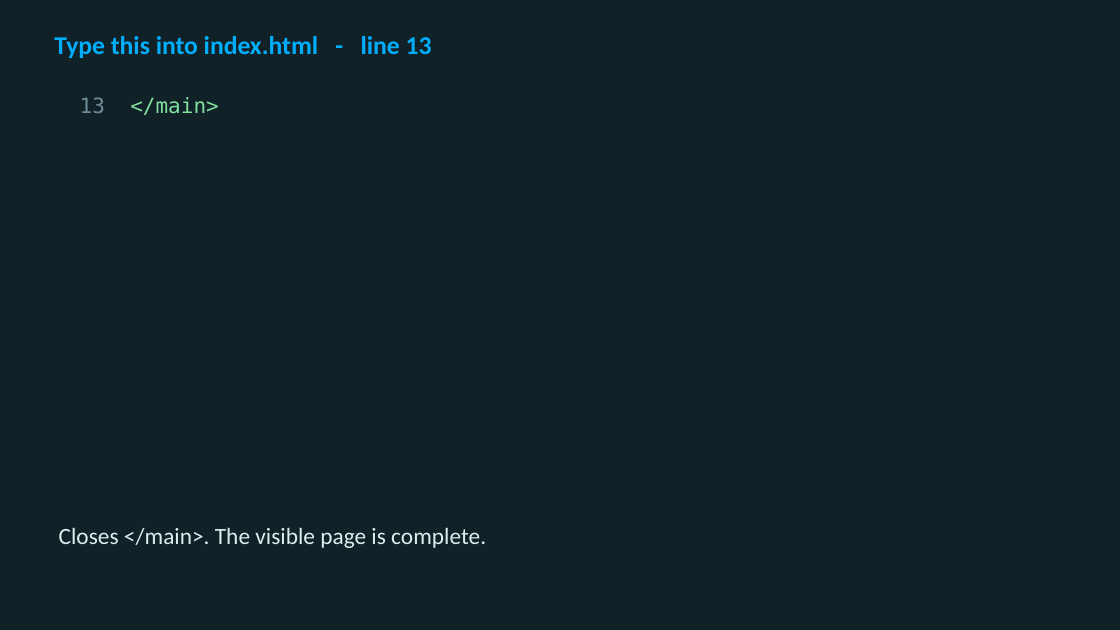
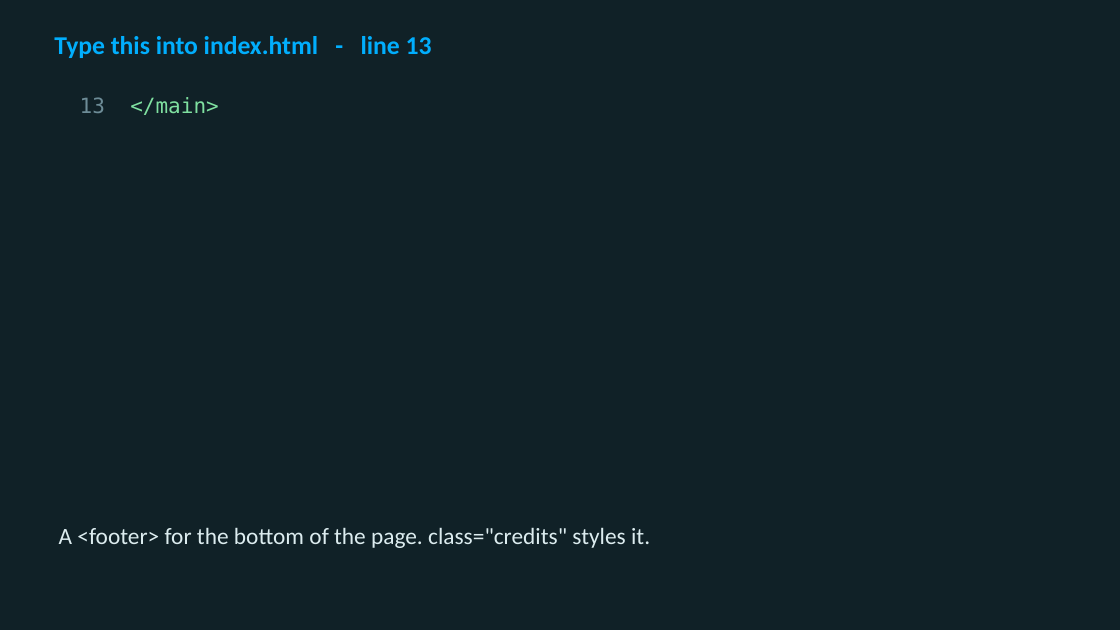
Before and after one commit to utgapps/utgapps.github.io, a slide deck: slide 27 of ai101/slides/week-01.pptx. Drawn at 1120x630 pixels with LibreOffice and Linux fonts; fonts in the diff are those of the drawing. Boxes give left, top, right and bottom in pixels: in the first picture for what was removed or moved away, otherwise in the second. Text is boxed around its words. In the diff, an @@ line names an element or a change of style, - is before the commit and + after.

```diff
--- a/ai101/slides/week-01.pptx
+++ b/ai101/slides/week-01.pptx
@@ text at <box>59,527,650,548</box>: text changed @@
-Closes </main>. The visible page is complete.
+A <footer> for the bottom of the page. class="credits" styles it.
```
Also in this commit, not shown: 19 other files.
